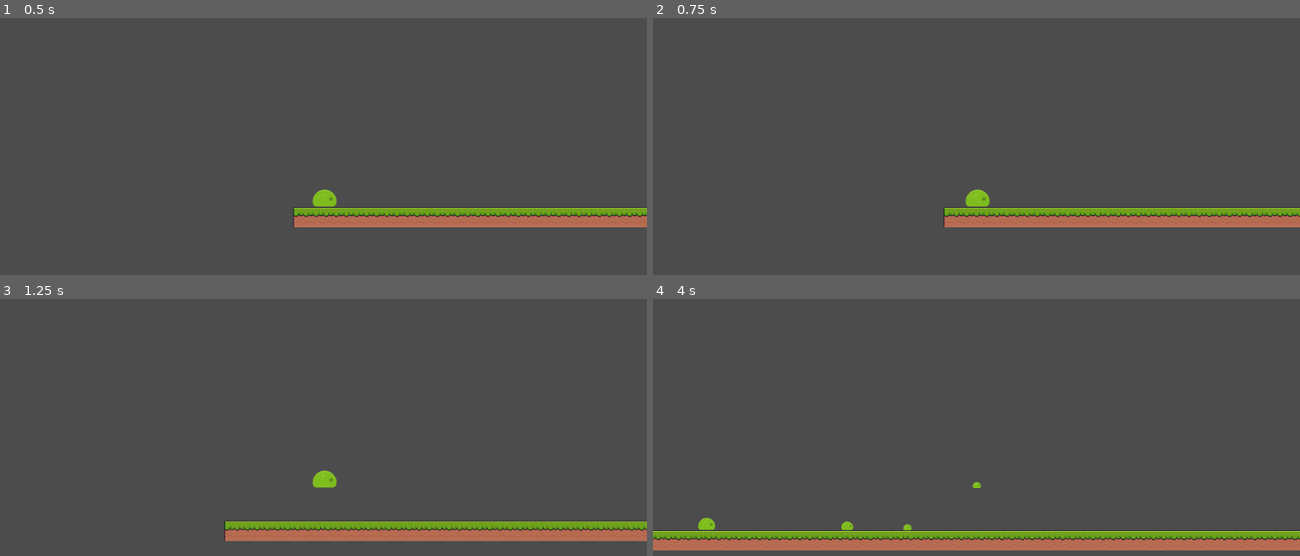
Above: before the commit, frames 1-4 (two rows, left to right).
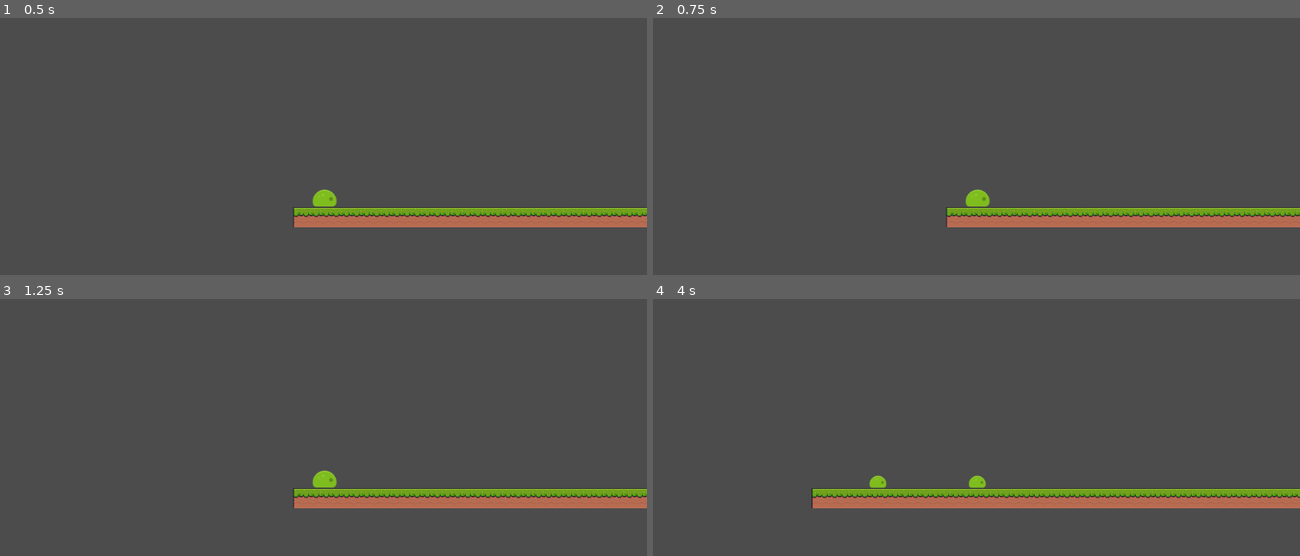
Above: after the commit, the same moments.

Repository: MGPAlpha/SlimeGame
Game: Godot game, scene res://main.tscn
Same seed, same stepped clock (60 frames per second), same inputs: the game is played once before the commit and once after it.
Inputs (mouse positions are in pixels of both pictures, inside the frame that each line leads up to):
- Up to frame 1 (0.5 s): no input
- Up to frame 2 (0.75 s): tap Enter at 0.5 s; move the mouse to (1118, 187) at 0.52 s; press the mouse at (1118, 187) at 0.53 s; hold D (right) from 0.53 s (still down); right-click (1118, 187) at 0.6 s
- Up to frame 3 (1.25 s): keep holding D (right); tap Space (jump) at 0.77, 1.07 s
- Up to frame 4 (4 s): move the mouse to (847, 507) at 1.27 s; release the mouse at (847, 507) at 1.28 s; click (847, 507) at 1.35 s; tap Space (jump) at 1.52, 1.55, 1.82, 2.1, 3.02, 3.32, 3.77, 3.8 s; move the mouse to (1041, 404) at 2.02 s; release D (right) at 2.03 s; hold A (left) 2.03-2.78 s; right-click (1041, 404) at 2.3 s; move the mouse to (outside the picture) at 2.77 s; hold D (right) from 2.78 s (still down); right-click (outside the picture) at 2.85 s; click (outside the picture) at 3.05 s; move the mouse to (1170, 545) at 3.52 s; press the mouse at (1170, 545) at 3.53 s

Frame 1 is identical in both runs. In frame 2, 0.7% of the frame differs, in the area x 44-100%, y 73-82%; in frame 3, 9.4%; in frame 4, 14%, in the area x 0-100%, y 68-98%.

Commit message:
add advanced split that lets player choose how much to split

Diff:
--- a/Slime.gd
+++ b/Slime.gd
@@ -10,18 +10,25 @@
 const MAXFALLSPEED = 200
 const MAXSPEED = 300
 const JUMPFORCE = 500
-const ACCELERATION = 10
+const ACCELERATION = 2000
+const DRAGX = 800
+const RATIOADJUSTSPEED = .3
 
-var mass = 100
+var mass = 1.0
 
 var motion = Vector2()
 
+var splitHoldTime = 0
+var useAdvancedSplit = false
+var splitRatio = .5
+
 signal request_split
+signal request_advanced_split
 signal request_merge
 
 func initialize(mass):
 	self.mass = mass
-	scale *= sqrt(mass / 100.0)
+	scale *= sqrt(mass)
 
 func _physics_process(delta):
 	motion = move_and_slide(motion, UP)
@@ -32,39 +39,48 @@
 
 
 	motion.x = clamp(motion.x, -MAXSPEED, MAXSPEED)
-
-
+	motion.x = move_toward(motion.x, 0, delta * DRAGX)
 
 	if isActiveSlime:
 
-		if Input.is_action_just_pressed("split"):
-			emit_signal("request_split", self)
+		if Input.is_action_pressed("split"):
+			splitHoldTime += delta
+			if splitHoldTime > 1:
+				useAdvancedSplit = true
+			if useAdvancedSplit:
+				if Input.is_action_pressed("left"):
+					splitRatio = move_toward(splitRatio, .15, delta * RATIOADJUSTSPEED)
+				if Input.is_action_pressed("right"):
+					splitRatio = move_toward(splitRatio, .5, delta * RATIOADJUSTSPEED)
+		else:
 
-		if Input.is_action_just_pressed("merge"):
-			var slimesToMerge = mergeArea.get_overlapping_bodies()
-			if slimesToMerge.size() > 1:
-				emit_signal("request_merge", slimesToMerge)
+			if Input.is_action_just_released("split"):
 
-		if Input.is_action_pressed("right"):
-			motion.x += ACCELERATION
-			$AnimatedSprite.flip_h = true
-			animatedSprite.animation = "run"
-		elif Input.is_action_pressed("left"):
-			motion.x -= ACCELERATION
-			$AnimatedSprite.flip_h = false
-			animatedSprite.animation = "run"
-		else:
-			motion.x = lerp(motion.x, 0, .2)
-			animatedSprite.animation = "idle"
+				if useAdvancedSplit:
+					emit_signal("request_advanced_split", self, Vector2(), splitRatio)
+				else:
+					emit_signal("request_split", self)
+				splitHoldTime = 0
+				splitRatio = 0
+				useAdvancedSplit = false
 
-		if is_on_floor():
-			if Input.is_action_just_pressed("jump"):
-				motion.y = -JUMPFORCE
-	else:
-		motion.x = lerp(motion.x, 0, .2)
-		animatedSprite.animation = "idle"
+			if Input.is_action_just_pressed("merge"):
+				var slimesToMerge = mergeArea.get_overlapping_bodies()
+				if slimesToMerge.size() > 1:
+					emit_signal("request_merge", slimesToMerge)
 
-	if motion.y < 0:
-		animatedSprite.animation = "jump"
-	elif motion.y > 0 and !is_on_floor():
-		animatedSprite.animation = "fall"
+			if Input.is_action_pressed("right"):
+				motion.x += ACCELERATION * delta
+				$AnimatedSprite.flip_h = true
+				animatedSprite.animation = "run"
+			elif Input.is_action_pressed("left"):
+				motion.x -= ACCELERATION * delta
+				$AnimatedSprite.flip_h = false
+				animatedSprite.animation = "run"
+			else:
+				motion.x = lerp(motion.x, 0, .2)
+				animatedSprite.animation = "idle"
+
+			if is_on_floor():
+				if Input.is_action_just_pressed("jump"):
+					motion.y = -JUMPFORCE
--- a/SlimeRoot.gd
+++ b/SlimeRoot.gd
@@ -20,6 +20,7 @@
 func new_slime():
 	var newSlime = basicSlime.instance()
 	newSlime.connect("request_split", self, "perform_split")
+	newSlime.connect("request_advanced_split", self, "perform_advanced_split")
 	newSlime.connect("request_merge", self, "perform_merge")
 	return newSlime
 
@@ -36,6 +37,24 @@
 	inactiveSlime.position = slime.position
 	activeSlime.initialize(oldMass / 2)
 	inactiveSlime.initialize(oldMass / 2)
+	activeSlime.motion = slime.motion
+	inactiveSlime.motion = slime.motion
+	activeSlime.isActiveSlime = true
+	add_child(activeSlime)
+	add_child(inactiveSlime)
+	switch_camera(activeSlime)
+	slime.queue_free()
+
+func perform_advanced_split(slime, direction, massRatio):
+	var oldMass = slime.mass
+	var activeMass = oldMass * massRatio
+	var inactiveMass = oldMass * (1-massRatio)
+	var activeSlime = new_slime()
+	var inactiveSlime = new_slime()
+	activeSlime.position = slime.position
+	inactiveSlime.position = slime.position
+	activeSlime.initialize(activeMass)
+	inactiveSlime.initialize(inactiveMass)
 	activeSlime.motion = slime.motion
 	inactiveSlime.motion = slime.motion
 	activeSlime.isActiveSlime = true
